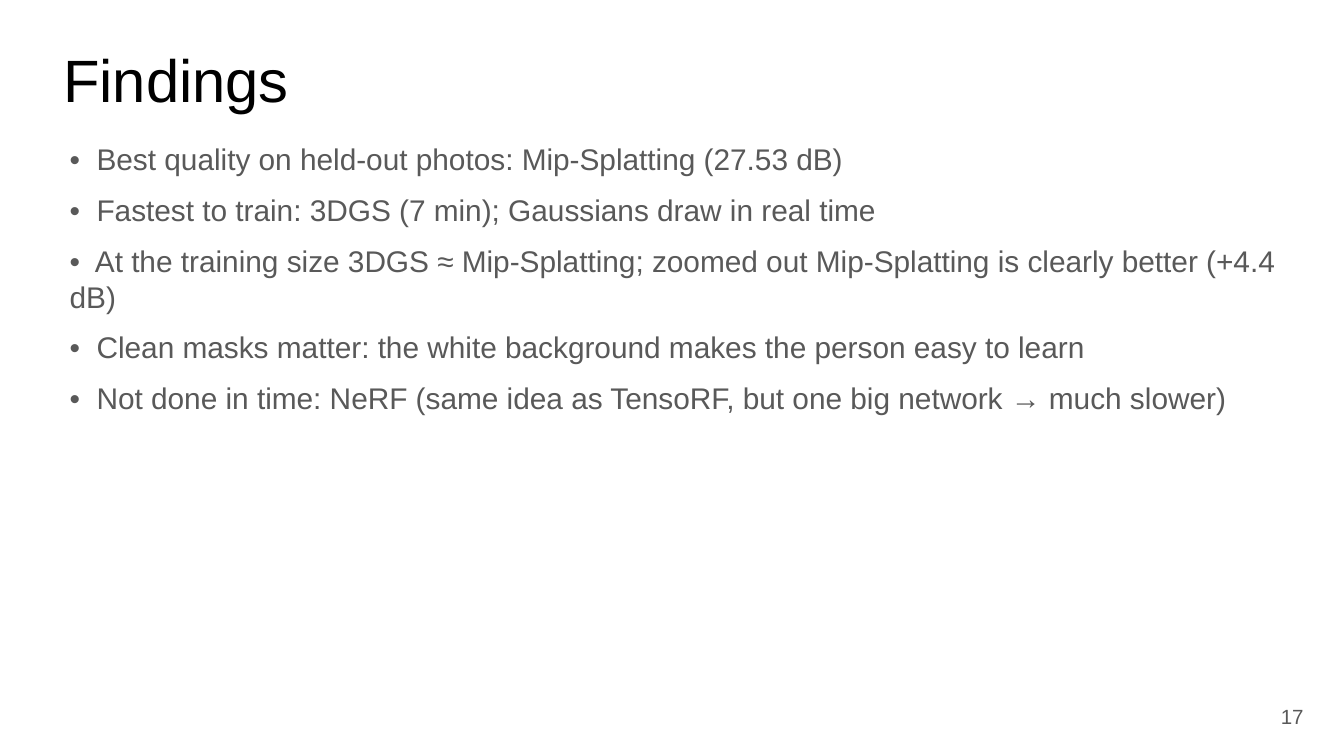
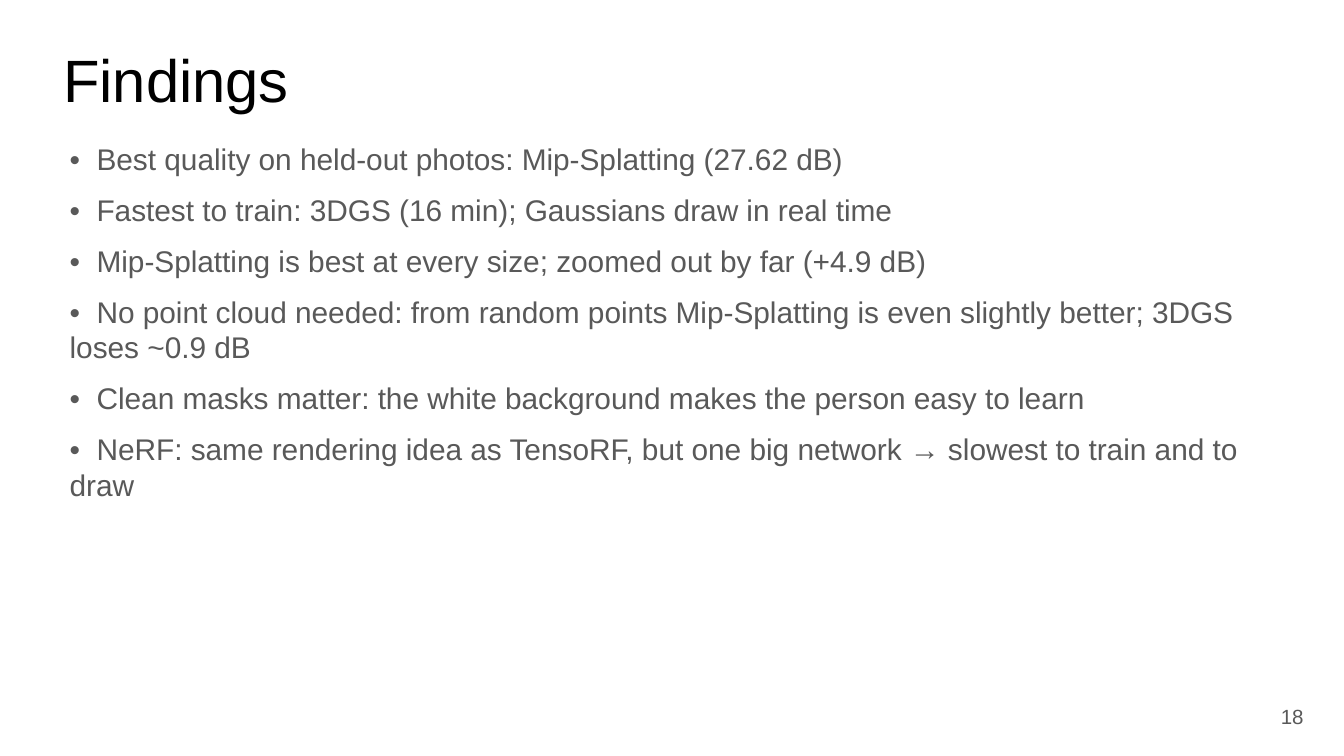
Before and after one commit to anas2908/cv802_assignment_3, a slide deck: slide 18 of docs/slides/CV802_SP3_novel_view_synthesis.pptx (slide 17 before the commit). Drawn at 1344x756 pixels with LibreOffice and Linux fonts; fonts in the diff are those of the drawing. Boxes give left, top, right and bottom in pixels: in the first picture for what was removed or moved away, otherwise in the second. Text is boxed around its words. In the diff, an @@ line names an element or a change of style, - is before the commit and + after.

Commit message:
NeRF; Gaussians start from random points (images + cameras only), point-cloud start kept as ablation; Sub-project 2 Poisson in the GUI; renderer fixes; report and slides updated

```diff
--- a/docs/slides/CV802_SP3_novel_view_synthesis.pptx
+++ b/docs/slides/CV802_SP3_novel_view_synthesis.pptx
@@ text at bbox=[70, 148, 1233, 359]: text changed @@
-• Best quality on held-out photos: Mip-Splatting (27.53 dB)
-• Fastest to train: 3DGS (7 min); Gaussians draw in real time
-• At the training size 3DGS ≈ Mip-Splatting; zoomed out Mip-Splatting is clearly better (+4.4 dB)
+• Best quality on held-out photos: Mip-Splatting (27.62 dB)
+• Fastest to train: 3DGS (16 min); Gaussians draw in real time
+• Mip-Splatting is best at every size; zoomed out by far (+4.9 dB)
+• No point cloud needed: from random points Mip-Splatting is even slightly better; 3DGS loses ~0.9 dB
@@ text at bbox=[70, 438, 1238, 497]: text changed @@
-• Not done in time: NeRF (same idea as TensoRF, but one big network → much slower)
+• NeRF: same rendering idea as TensoRF, but one big network → slowest to train and to draw
@@ text at bbox=[1281, 709, 1304, 724]: text changed @@
-17
+18
```
Also in this commit, not shown: 13 other slides changed, 1 slide added, 45 other files.
